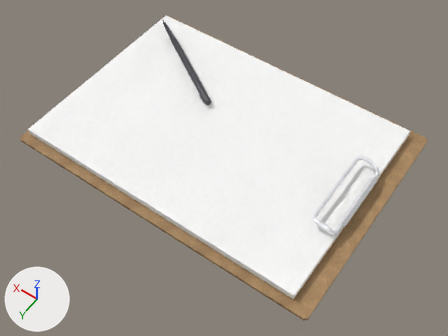
What one commit did to the glTF model public/models/tablet-folder.glb.
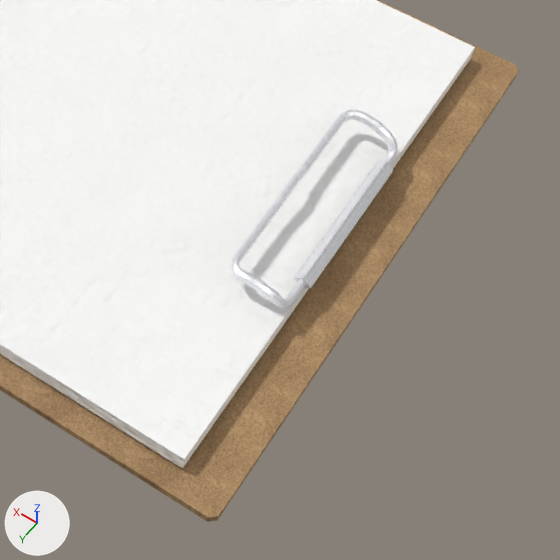
Each version is shown whole from a 50 mm lens placed at (-21.8, 29.1, 43.9), pointed at (-1.4, 0.6, -0.9), then close up on the part from 49% to 99% of the width and 33% to 100% of the height. Lighting does not change. The marker at lower left points along +X, +Y and +Z. The last two pictures show the newer version. Where no turn or scale is listed for an object, it has been applied to the vertices. Vertices at exactly the same position are counted once.

The first close-up shows 'StackOfPaper_blinn2_0'.
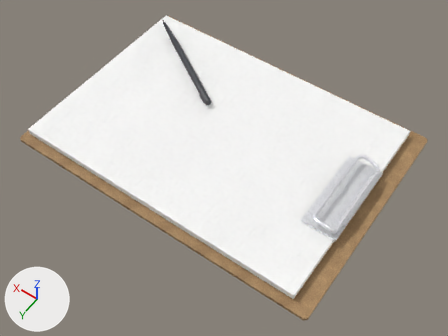
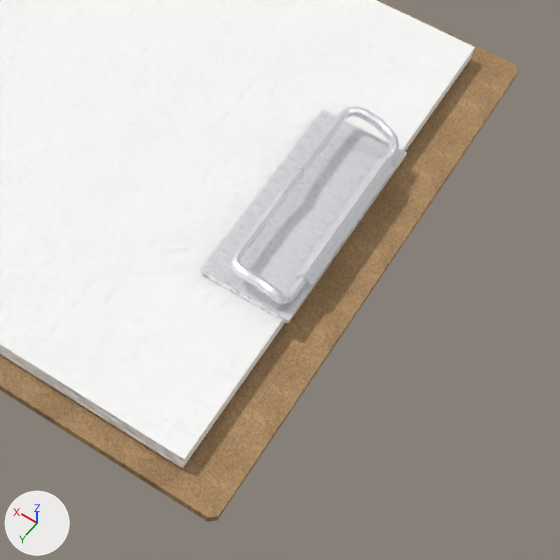
The change, as JSON lines over the scene's bpy script:
```json
{"op": "add", "block": "mat_folder_clip_jaw", "code": ["mat_folder_clip_jaw = bpy.data.materials.new('Folder_Clip_Jaw')", "# uses the picture img_nickel_albedo", "# uses the picture img_nickel_normal", "# uses the picture img_nickel_rough"]}
{"block": "me_stackofpaper_blinn2_0", "where": "# used by ob_stackofpaper_blinn2_0; location = (-14.41, -0.33, 0.75)"}
{"op": "remove", "block": "me_stackofpaper_blinn2_0", "code": "me_stackofpaper_blinn2_0.from_pydata(...)  # 223 vertices, 336 faces; spans x -0.9..30.1, y -12.2..9.8, z -0.9..1.5"}
{"op": "add", "block": "me_stackofpaper_blinn2_0", "code": "me_stackofpaper_blinn2_0.from_pydata(...)  # 233 vertices, 352 faces; spans x -0.9..30.1, y -12.2..9.8, z -0.9..1.7"}
{"block": "me_stackofpaper_blinn2_0", "change": "me_stackofpaper_blinn2_0 part 1"}
{"block": "me_stackofpaper_blinn2_0", "change": "12 vertices are removed from x 1.0..2.8, y -5.3..3.0, z 0.4..1.1"}
{"block": "me_stackofpaper_blinn2_0", "change": "72 faces are deleted"}
{"block": "me_stackofpaper_blinn2_0", "change": "97 vertices in x 0.5..3.0, y -5.2..3.0, z 0.2..1.5 move by (0.0, 0.0, 0.2)"}
{"block": "me_stackofpaper_blinn2_0", "change": "16 vertices in x 0.8..3.0, y -5.1..2.9, z 0.4..1.4 move by (0.0, 0.0, 0.1)"}
{"block": "me_stackofpaper_blinn2_0", "change": "18 vertices move from x 1.0..2.8, y -5.3..3.1, z 0.6..1.3 to x 1.0..2.8, y -5.3..3.1, z 0.6..1.5"}
{"block": "me_stackofpaper_blinn2_0", "change": "17 vertices are added at x 0.5..3.8, y -5.3..3.1, z 0.2..1.5"}
{"block": "me_stackofpaper_blinn2_0", "change": "5 new vertices lie (0.0, 8.4, 0.0) away from vertices in x 0.5..3.8, y -5.3, z 0.2..0.4"}
{"block": "me_stackofpaper_blinn2_0", "change": "72 new faces join them, mat_folder_clip"}
{"block": "me_stackofpaper_blinn2_0", "change": "16 new faces join them, mat_folder_clip_jaw"}
{"op": "add", "block": "me_stackofpaper_blinn2_0", "code": "me_stackofpaper_blinn2_0.materials.append(mat_folder_clip_jaw)"}
```

Location of each change, [x1, y1, x2, y2] in pixels of the close-ups (560 x 560 px; the box of a moved part takes in the faces that stretch with it):
```json
{"part": 1, "of": "me_stackofpaper_blinn2_0", "change": "moved or reshaped", "before": [230, 110, 398, 308], "after": [200, 107, 407, 324]}
```
